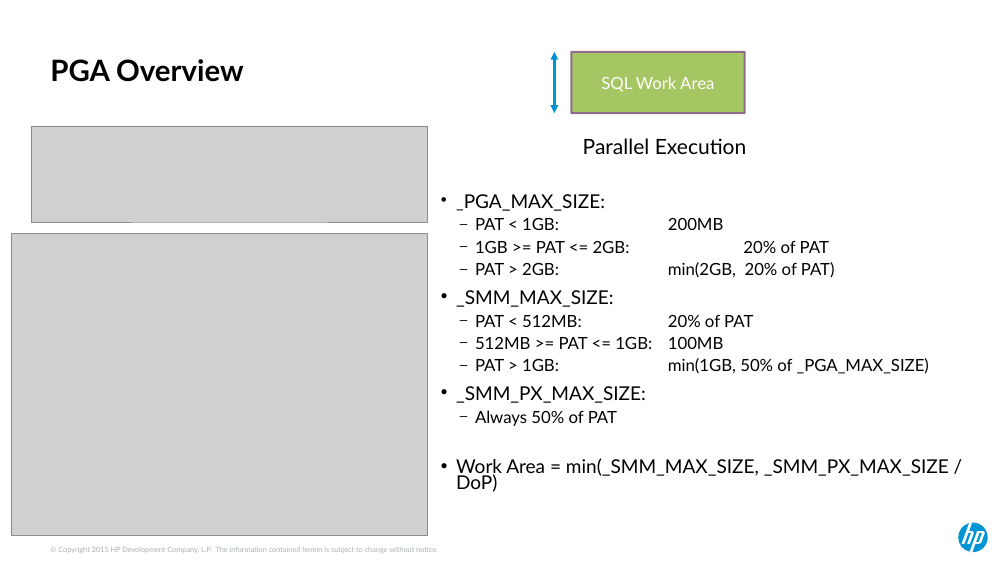
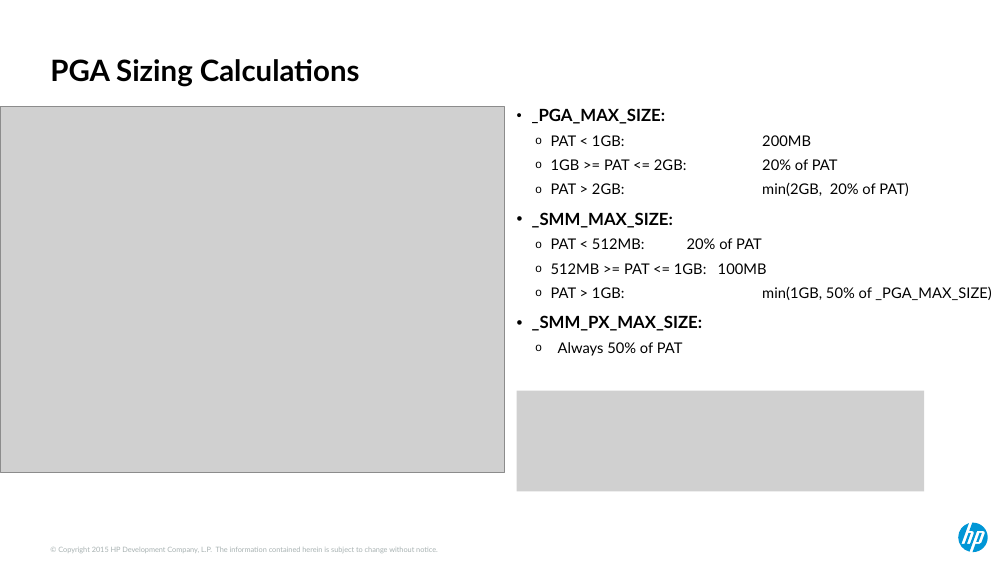
Before and after one commit to ndesilets/Group-13-HP-Big-Data-Analytics, a slide deck: slide 10 of Power Point Files/hotsos_2017 (kirbys inputs).pptx (slide 7 before the commit). Drawn at 1008x567 pixels with LibreOffice and Linux fonts; fonts in the diff are those of the drawing; grey boxes stand for pictures. Boxes give left, top, right and bottom in pixels: in the first picture for what was removed or moved away, otherwise in the second. Text is boxed around its words. In the diff, an @@ line names an element or a change of style, - is before the commit and + after.

```diff
--- a/Power Point Files/hotsos_2017 (kirbys inputs).pptx
+++ b/Power Point Files/hotsos_2017 (kirbys inputs).pptx
@@ title at [50,59,360,87]: text changed @@
-PGA Overview
+PGA Sizing Calculations
@@ double arrow removed from (554, 52) to (554, 113) @@
@@ rounded rectangle removed at [572,52,745,113] @@
-SQL Work Area
@@ picture: place and size @@
-picture at [11,233,428,535]
+picture at [0,107,504,473]
@@ text "_PGA_MAX_SIZE:": place and size @@
-text "_PGA_MAX_SIZE:" at [456,194,949,492]
+text "_PGA_MAX_SIZE:" at [532,108,991,300]
@@ text "_PGA_MAX_SIZE:" at [532,108,991,300]: size 16 to 14 pt in "_PGA_MAX_SIZE:", "PAT < 1GB: 200MB", "1GB >= PAT <= 2GB: 20% of ...", "PAT > 2GB: min(2GB, 20% of PAT)" and 4 more places; size 18.2 to 16 pt, bold on in "_PGA_MAX_SIZE:", "_SMM_MAX_SIZE:", "_SMM_PX_MAX_SIZE:"; line spacing 0.7 to 0.9; bullet – to o @@
@@ picture removed at [31,126,427,222] @@
@@ text removed at [583,138,747,154] @@
-Parallel Execution
@@ picture added at [516,391,924,492] @@
@@ text at [456,458,949,492]: paragraph removed @@
-• Work Area = min(_SMM_MAX_SIZE, _SMM_PX_MAX_SIZE / DoP)
```
Also in this commit, not shown: 9 other slides changed, 10 slides added, 2 slides removed, 4 other files.
